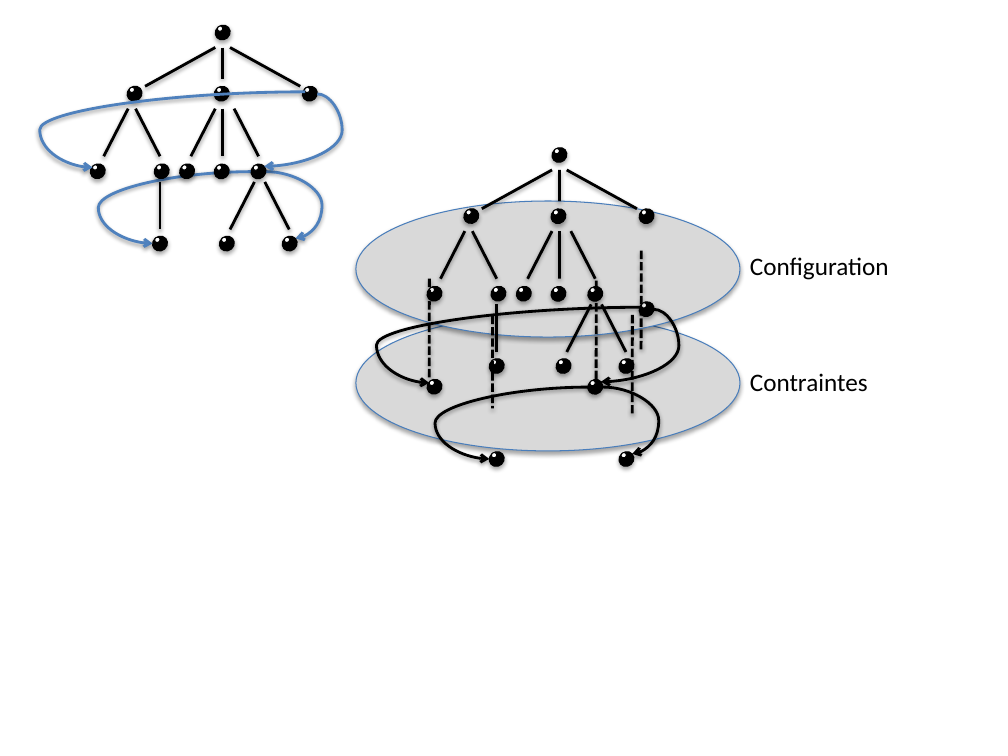
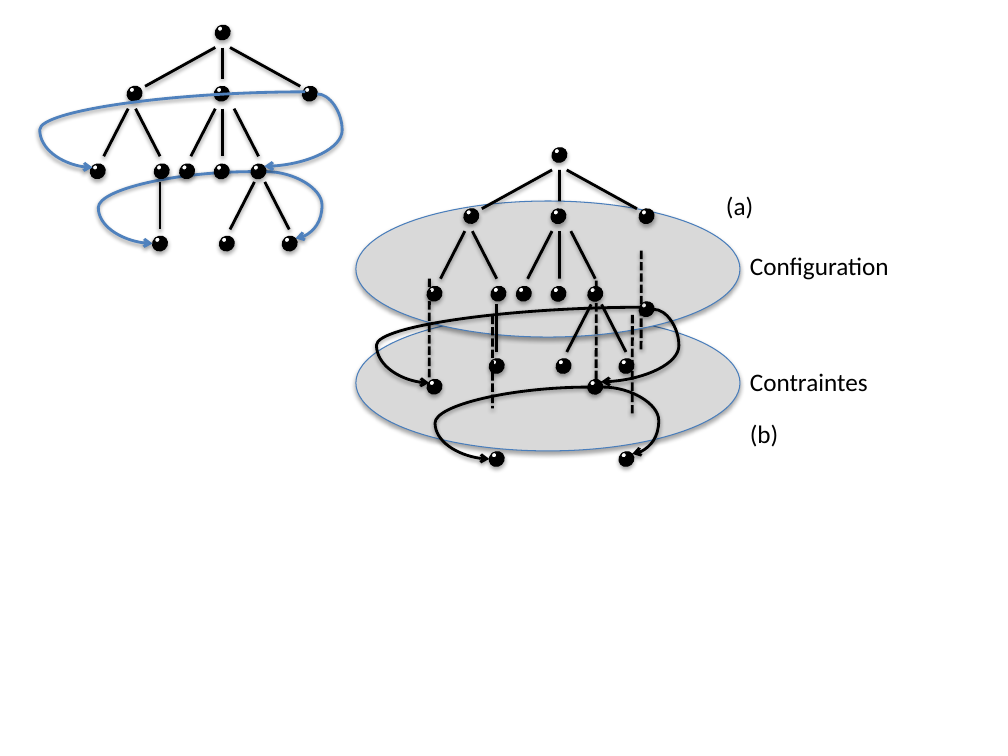
Before and after one commit to AaronNGray/jYang, a slide deck: slide 1 of yang-manager/reports/ConfigurationGraph.pptx. Drawn at 1008x756 pixels with LibreOffice and Linux fonts; fonts in the diff are those of the drawing. Boxes give left, top, right and bottom in pixels: in the first picture for what was removed or moved away, otherwise in the second. Text is boxed around its words. In the diff, an @@ line names an element or a change of style, - is before the commit and + after.

```diff
--- a/yang-manager/reports/ConfigurationGraph.pptx
+++ b/yang-manager/reports/ConfigurationGraph.pptx
@@ text added at bbox=[726, 197, 753, 219], 18 pt, text #000000 @@
+(a)
@@ text added at bbox=[750, 425, 778, 447], 18 pt, text #000000 @@
+(b)
```
Also in this commit, not shown: 1 other slide changed, 4 slides added, 1 slide removed, 2 other files.
